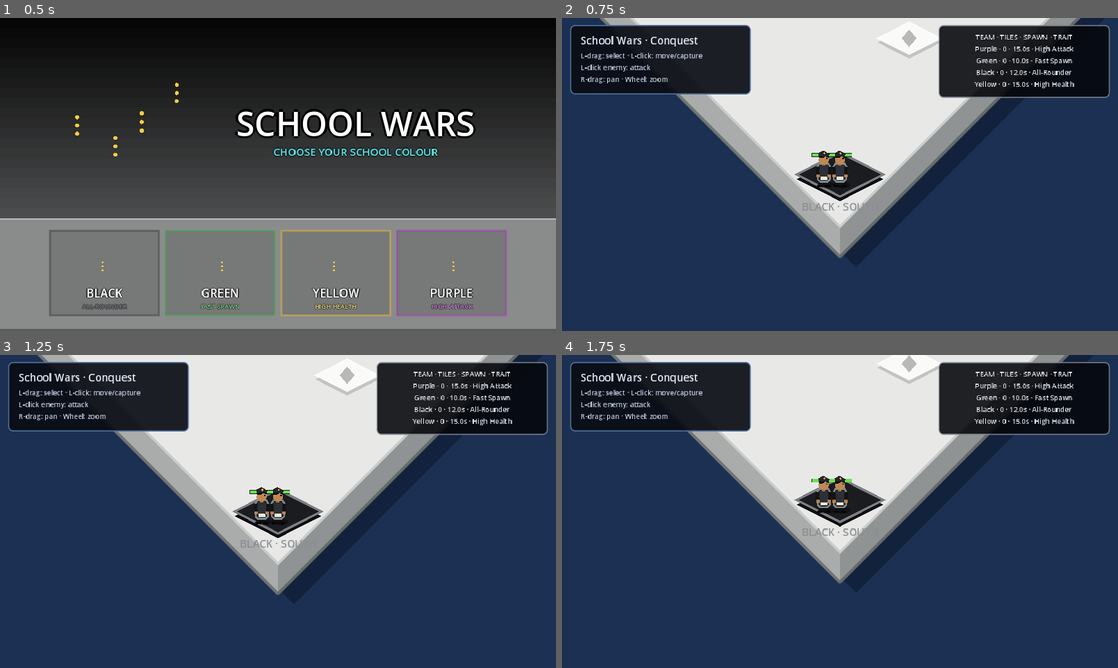
Above: before the commit, frames 1-4 (two rows, left to right).
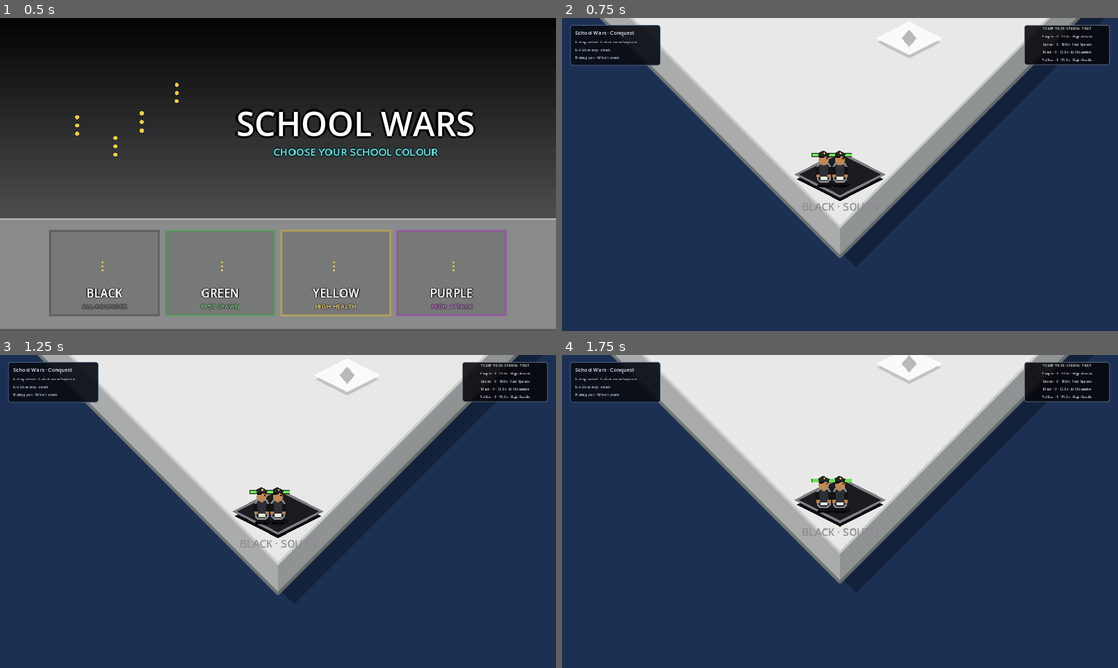
Above: after the commit, the same moments.

Repository: knigfty/school-wars
Game: Godot game, scene res://Scenes/main.tscn
Same seed, same stepped clock (60 frames per second), same inputs: the game is played once before the commit and once after it.
Inputs (mouse positions are in pixels of both pictures, inside the frame that each line leads up to):
- Up to frame 1 (0.5 s): no input
- Up to frame 2 (0.75 s): click (667, 274) at 0.5 s
- Up to frame 3 (1.25 s): no input
- Up to frame 4 (1.75 s): tap Enter at 1.25 s; move the mouse to (962, 495) at 1.27 s; tap K (camera_pan_down) at 1.35 s; click (962, 495) at 1.42 s

Frame 1 is identical in both runs. In frame 2, 11% of the frame differs, in the area x 1-99%, y 2-26%; in frame 3, 11%; in frame 4, 11%.

Commit message:
ui: halve in-match HUD footprint

Diff:
--- a/Scenes/movement_test.tscn
+++ b/Scenes/movement_test.tscn
@@ -23,47 +23,47 @@
 
 [sub_resource type="StyleBoxFlat" id="StyleBoxFlat_panel"]
 bg_color = Color(0.035, 0.047, 0.075, 0.92)
-border_width_left = 2
-border_width_top = 2
-border_width_right = 2
-border_width_bottom = 2
+border_width_left = 1
+border_width_top = 1
+border_width_right = 1
+border_width_bottom = 1
 border_color = Color(0.32, 0.43, 0.61, 1)
-corner_radius_top_left = 8
-corner_radius_top_right = 8
-corner_radius_bottom_right = 8
-corner_radius_bottom_left = 8
+corner_radius_top_left = 4
+corner_radius_top_right = 4
+corner_radius_bottom_right = 4
+corner_radius_bottom_left = 4
 
 [sub_resource type="StyleBoxFlat" id="StyleBoxFlat_status"]
 bg_color = Color(0.02, 0.025, 0.04, 0.88)
-border_width_left = 2
-border_width_top = 2
-border_width_right = 2
-border_width_bottom = 2
+border_width_left = 1
+border_width_top = 1
+border_width_right = 1
+border_width_bottom = 1
 border_color = Color(0.5, 0.53, 0.58, 0.8)
-corner_radius_top_left = 8
-corner_radius_top_right = 8
-corner_radius_bottom_right = 8
-corner_radius_bottom_left = 8
+corner_radius_top_left = 4
+corner_radius_top_right = 4
+corner_radius_bottom_right = 4
+corner_radius_bottom_left = 4
 
 [sub_resource type="LabelSettings" id="LabelSettings_title"]
-font_size = 18
+font_size = 9
 font_color = Color(0.91, 0.94, 1, 1)
 
 [sub_resource type="LabelSettings" id="LabelSettings_body"]
-font_size = 12
+font_size = 6
 font_color = Color(0.78, 0.82, 0.9, 1)
 
 [sub_resource type="StyleBoxFlat" id="StyleBoxFlat_announcement"]
 bg_color = Color(0.025, 0.03, 0.04, 0.94)
-border_width_left = 2
-border_width_top = 2
-border_width_right = 2
-border_width_bottom = 2
+border_width_left = 1
+border_width_top = 1
+border_width_right = 1
+border_width_bottom = 1
 border_color = Color(0.8, 0.84, 0.9, 0.8)
-corner_radius_top_left = 6
-corner_radius_top_right = 6
-corner_radius_bottom_right = 6
-corner_radius_bottom_left = 6
+corner_radius_top_left = 3
+corner_radius_top_right = 3
+corner_radius_bottom_right = 3
+corner_radius_bottom_left = 3
 
 [node name="SchoolWars" type="Node2D"]
 
@@ -188,18 +188,18 @@
 [node name="Instructions" type="PanelContainer" parent="HUD"]
 offset_left = 14.0
 offset_top = 12.0
-offset_right = 326.0
-offset_bottom = 132.0
+offset_right = 170.0
+offset_bottom = 72.0
 theme_override_styles/panel = SubResource("StyleBoxFlat_panel")
 
 [node name="MarginContainer" type="MarginContainer" parent="HUD/Instructions"]
-theme_override_constants/margin_left = 16
-theme_override_constants/margin_top = 12
-theme_override_constants/margin_right = 16
-theme_override_constants/margin_bottom = 12
+theme_override_constants/margin_left = 8
+theme_override_constants/margin_top = 6
+theme_override_constants/margin_right = 8
+theme_override_constants/margin_bottom = 6
 
 [node name="VBoxContainer" type="VBoxContainer" parent="HUD/Instructions/MarginContainer"]
-theme_override_constants/separation = 4
+theme_override_constants/separation = 2
 
 [node name="Title" type="Label" parent="HUD/Instructions/MarginContainer/VBoxContainer"]
 layout_mode = 2
@@ -215,19 +215,19 @@
 anchors_preset = 1
 anchor_left = 1.0
 anchor_right = 1.0
-offset_left = -310.0
+offset_left = -162.0
 offset_top = 12.0
 offset_right = -14.0
-offset_bottom = 138.0
+offset_bottom = 75.0
 grow_horizontal = 0
 theme_override_styles/panel = SubResource("StyleBoxFlat_status")
 
 [node name="TeamStatus" type="Label" parent="HUD/StatusPanel"]
 layout_mode = 2
-theme_override_constants/outline_size = 2
+theme_override_constants/outline_size = 1
 theme_override_colors/font_color = Color(0.9, 0.92, 0.96, 1)
 theme_override_colors/font_outline_color = Color(0.02, 0.02, 0.03, 1)
-theme_override_font_sizes/font_size = 12
+theme_override_font_sizes/font_size = 6
 text = "TEAM · TILES · SPAWN · TRAIT"
 horizontal_alignment = 1
 vertical_alignment = 1
@@ -241,7 +241,7 @@
 offset_left = 332.0
 offset_top = 12.0
 offset_right = -332.0
-offset_bottom = 58.0
+offset_bottom = 35.0
 grow_horizontal = 2
 theme_override_styles/panel = SubResource("StyleBoxFlat_announcement")
 script = ExtResource("17_elimination")
@@ -250,9 +250,9 @@
 layout_mode = 2
 theme_override_colors/font_color = Color(0.95, 0.95, 0.95, 1)
 theme_override_colors/font_shadow_color = Color(0, 0, 0, 0.9)
-theme_override_constants/shadow_offset_x = 2
-theme_override_constants/shadow_offset_y = 2
-theme_override_font_sizes/font_size = 18
+theme_override_constants/shadow_offset_x = 1
+theme_override_constants/shadow_offset_y = 1
+theme_override_font_sizes/font_size = 9
 text = "Purple has been eliminated"
 horizontal_alignment = 1
 vertical_alignment = 1
